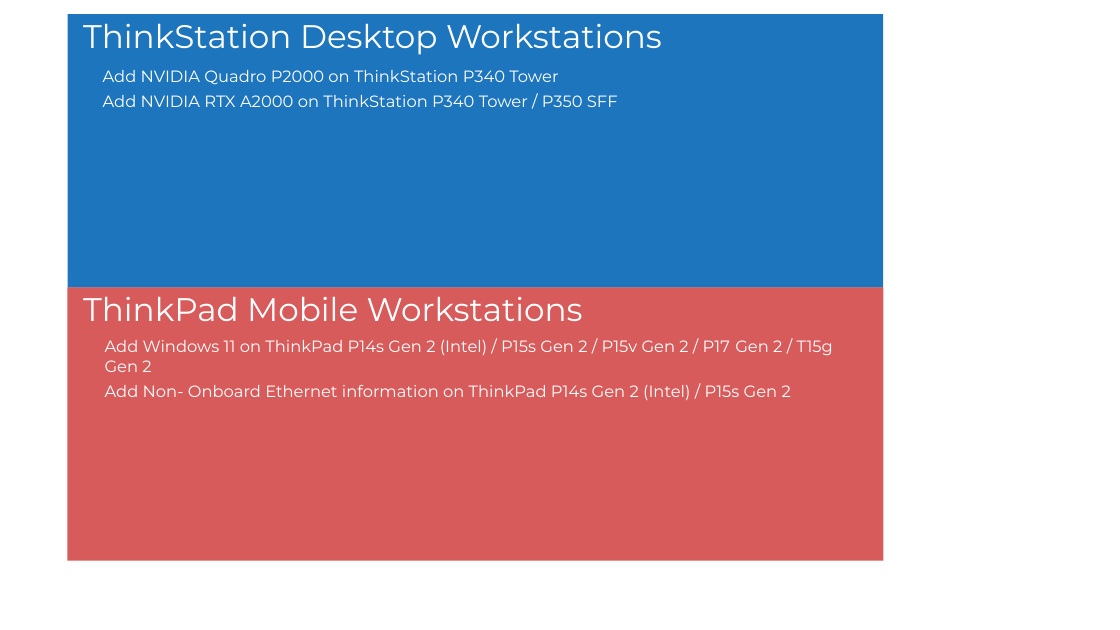
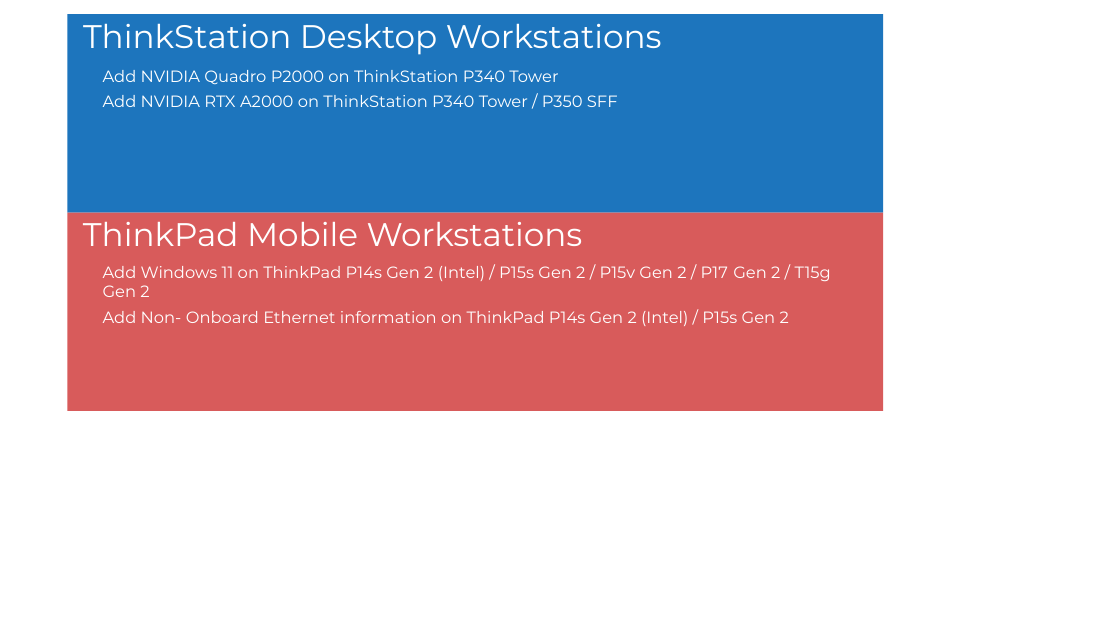
Before and after one commit to hou-yufeng/wspsref_newsletter, a slide deck: slide 1 of wspsref_newsletter.pptx. Drawn at 1120x630 pixels with LibreOffice and Linux fonts; fonts in the diff are those of the drawing. Boxes give left, top, right and bottom in pixels: in the first picture for what was removed or moved away, otherwise in the second. Text is boxed around its words. In the diff, an @@ line names an element or a change of style, - is before the commit and + after.

```diff
--- a/wspsref_newsletter.pptx
+++ b/wspsref_newsletter.pptx
@@ rectangle: place and size @@
-rectangle at (67,14,883,288)
+rectangle at (67,14,883,213)
@@ rectangle: place and size @@
-rectangle at (67,287,883,561)
+rectangle at (67,213,883,411)
@@ text "ThinkPad Mobile Workstations": place and size @@
-text "ThinkPad Mobile Workstations" at (83,297,583,321)
+text "ThinkPad Mobile Workstations" at (83,222,583,246)
@@ text "Add Windows 11 on ThinkPad ...": place and size @@
-text "Add Windows 11 on ThinkPad ..." at (105,340,833,400)
+text "Add Windows 11 on ThinkPad ..." at (103,266,831,326)
```
Also in this commit, not shown: 2 other files.
